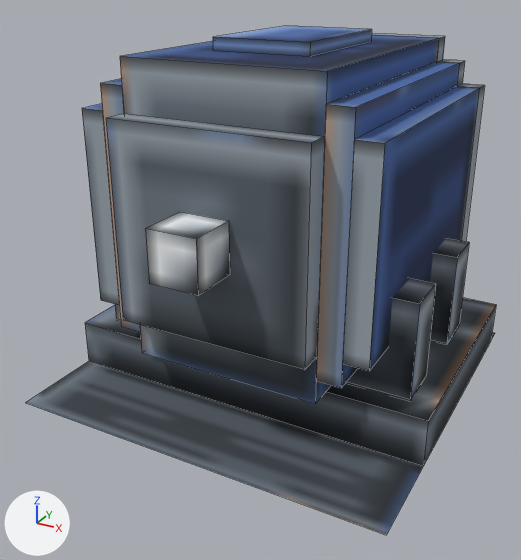
The OBJ model src/main/resources/assets/adv_rocketry/models/libvulpes/elitemotor.obj, before and after one commit.
The view is the same before and after, from a 50 mm camera at (1.324, -2.12, 1.063) aimed at (0.482, -0.588, 0.298). The axes (+X, +Y, +Z) are drawn at lower left. The lights are the same throughout. The older version comes first. Mesh edges are drawn as thin lines. Where no turn or scale is listed for an object, it has been applied to the vertices.

In view in the first picture: 'Motor'.
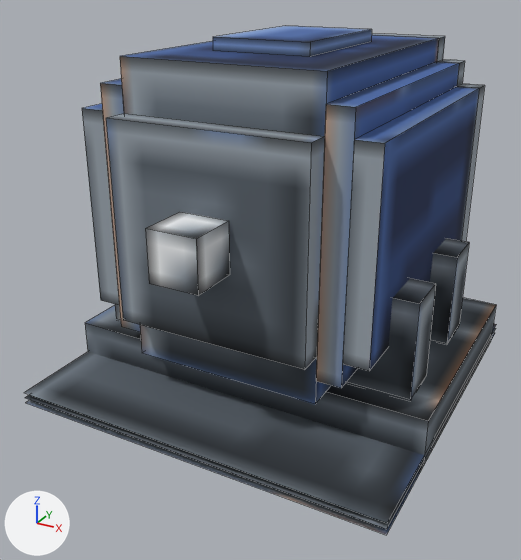
The edits, one by one:
Mesh me_recessedbacking is new.
It has 8 vertices, 2 faces and spans x 0.0..1.0, y -1.0..0.0, z 0.016..0.031.
It uses material mat_elitemotor (picture img_elitemotor).
Object 'RecessedBacking' (ob_recessedbacking) is new; it shows me_recessedbacking.
Its location is (0.0, 0.0, 0.0).

Changed parts and their boxes [x1, y1, x2, y2] in the pictures (521 x 560 px):
'RecessedBacking', added
    after: [24, 323, 496, 529]
